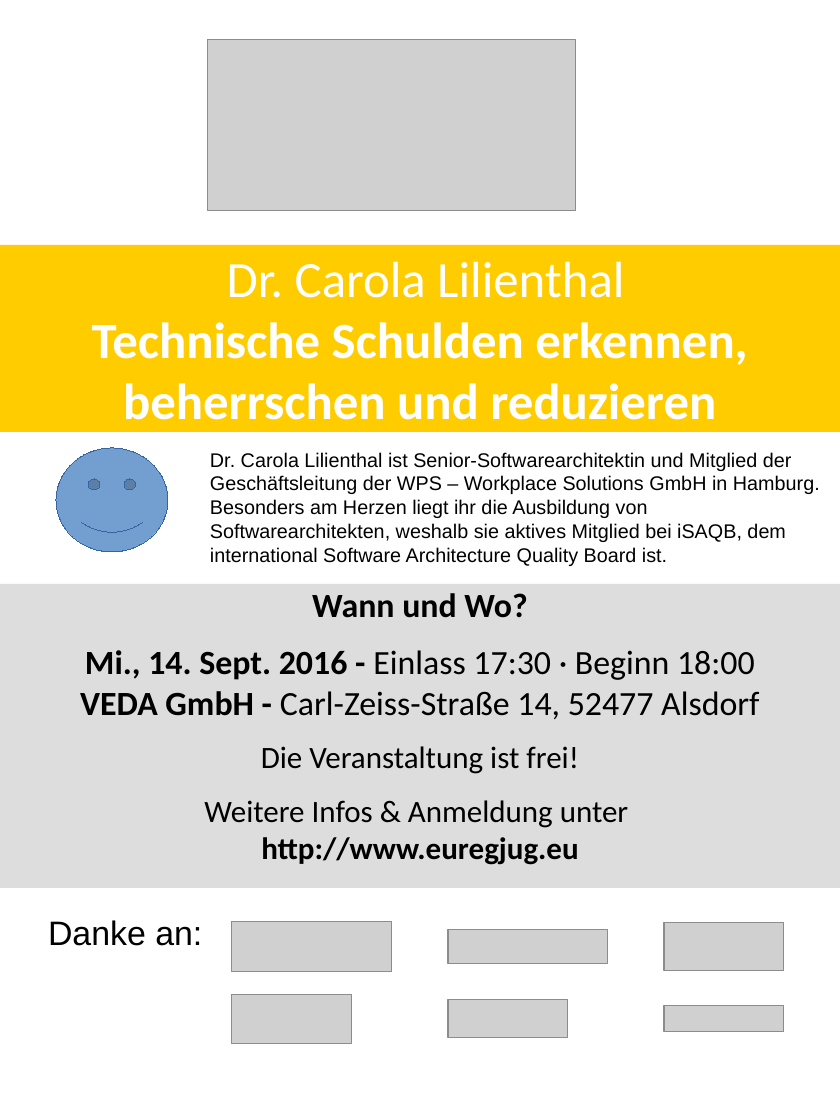
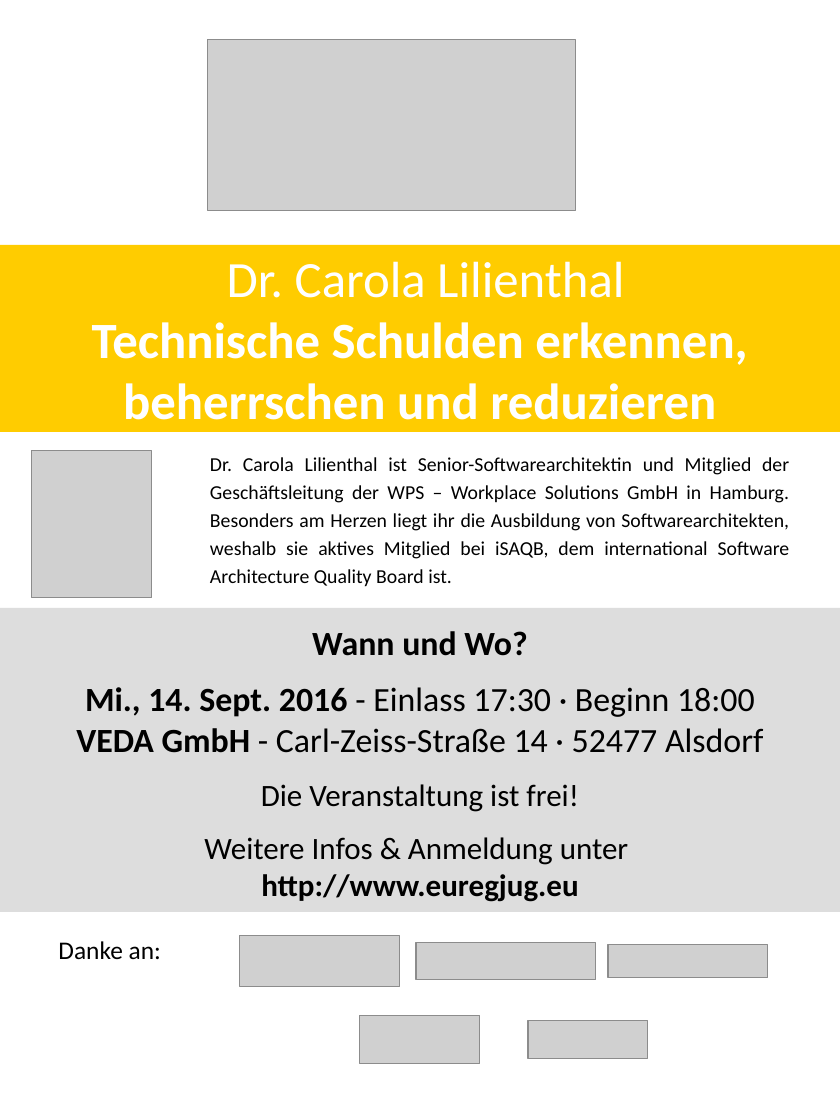
Before and after one commit to EuregJUG-Maas-Rhine/euregjug-resources, a slide deck: slide 1 of poster-2016-09-14/poster-2016-09-14.odp. Drawn at 840x1120 pixels with LibreOffice and Linux fonts; fonts in the diff are those of the drawing; grey boxes stand for pictures. Boxes give left, top, right and bottom in pixels: in the first picture for what was removed or moved away, otherwise in the second. Text is boxed around its words. In the diff, an @@ line names an element or a change of style, - is before the commit and + after.

Commit message:
rework poster for 2016-09-14 event
- add missing picture of Dr. Carola Lilienthal
- remove bitstars from sponsor area
- fix scaling of Enerko logo

```diff
--- a/poster-2016-09-14/poster-2016-09-14.odp
+++ b/poster-2016-09-14/poster-2016-09-14.odp
@@ smiley face removed at bbox=[56, 448, 168, 552] @@
@@ text "Dr. Carola Lilienthal ist Senior-Softwarearchitektin ..." at bbox=[210, 457, 790, 587]: font Arial to Calibri; alignment left to justified; line spacing 1 to 19.8pt @@
@@ picture: place and size @@
-picture at bbox=[664, 1006, 784, 1032]
+picture at bbox=[31, 451, 151, 598]
@@ text "Wann und Wo?": place and size @@
-text "Wann und Wo?" at bbox=[0, 584, 840, 888]
+text "Wann und Wo?" at bbox=[0, 607, 840, 911]
@@ text at bbox=[312, 631, 527, 656]: less space between paragraphs @@
@@ text at bbox=[76, 687, 763, 753]: text changed @@
-Mi., 14. Sept. 2016 - Einlass 17:30 · Beginn 18:00
-VEDA GmbH - Carl-Zeiss-Straße 14, 52477 Alsdorf
+Mi., 14. Sept. 2016 - Einlass 17:30 · Beginn 18:00
+VEDA GmbH - Carl-Zeiss-Straße 14 · 52477 Alsdorf
@@ text "Danke an:": place and size @@
-text "Danke an:" at bbox=[48, 920, 202, 946]
+text "Danke an:" at bbox=[58, 941, 161, 960]
@@ text "Danke an:" at bbox=[58, 941, 161, 960]: size 24 to 18 pt, font Arial to Calibri; less space between paragraphs @@
@@ picture: place and size @@
-picture at bbox=[232, 921, 391, 972]
+picture at bbox=[240, 935, 399, 986]
@@ picture: place and size @@
-picture at bbox=[448, 929, 607, 963]
+picture at bbox=[415, 943, 595, 980]
@@ picture: place and size @@
-picture at bbox=[664, 922, 784, 971]
+picture at bbox=[607, 945, 767, 978]
@@ picture: place and size @@
-picture at bbox=[232, 994, 351, 1043]
+picture at bbox=[360, 1015, 479, 1063]
@@ picture: place and size @@
-picture at bbox=[448, 999, 568, 1037]
+picture at bbox=[528, 1021, 648, 1058]
```
Also in this commit, not shown: 1 other file.
